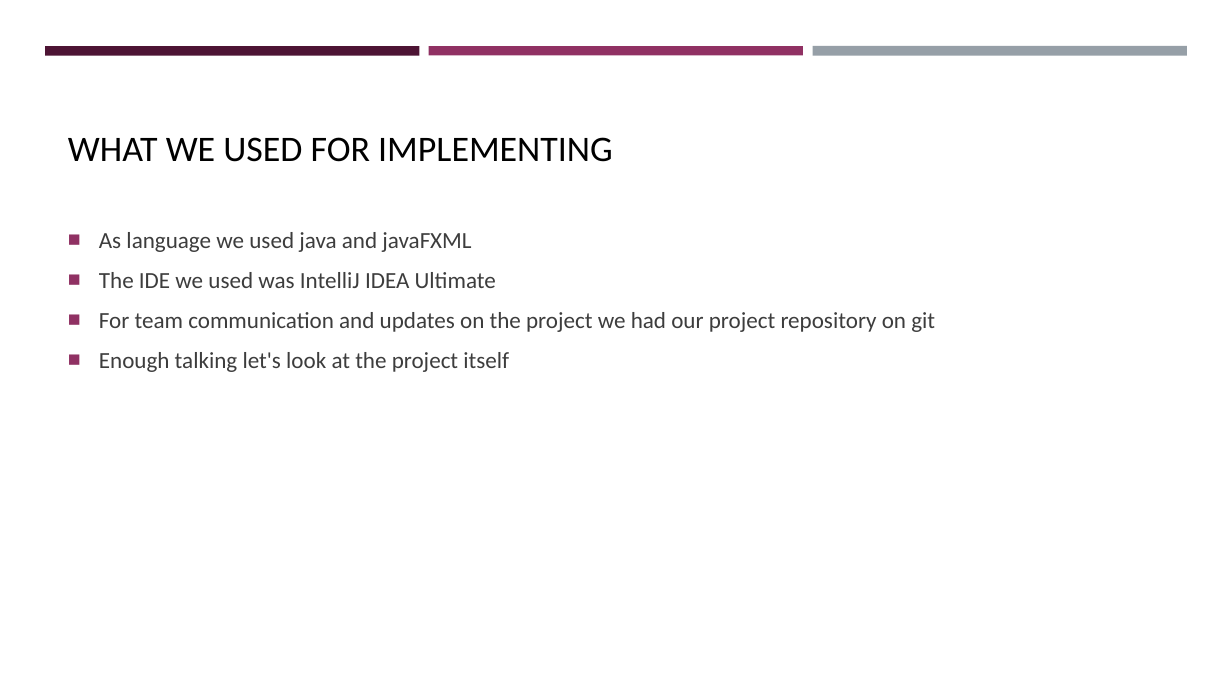
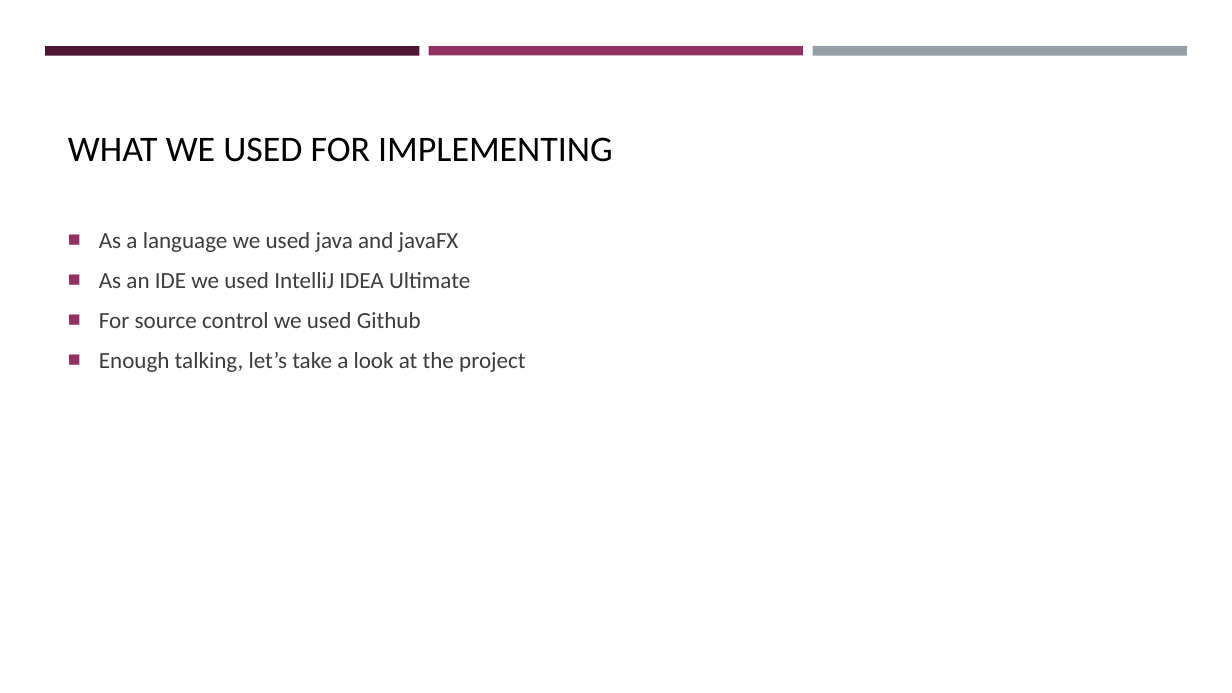
Before and after one commit to Dominik-Ortbauer/if.05.61_01-project-repository, a slide deck: slide 4 of 01_ProjectPlanning/Pandemic_Simulator.pptx. Drawn at 1232x693 pixels with LibreOffice and Linux fonts; fonts in the diff are those of the drawing; background and template pictures are left out. Boxes give left, top, right and bottom in pixels: in the first picture for what was removed or moved away, otherwise in the second. Text is boxed around its words. In the diff, an @@ line names an element or a change of style, - is before the commit and + after.

```diff
--- a/01_ProjectPlanning/Pandemic_Simulator.pptx
+++ b/01_ProjectPlanning/Pandemic_Simulator.pptx
@@ text at (99, 232, 525, 372): text changed @@
-■ As language we used java and javaFXML
-■ The IDE we used was IntelliJ IDEA Ultimate
-■ For team communication and updates on the project we had our project repository on git
-■ Enough talking let's look at the project itself
+■ As a language we used java and javaFX
+■ As an IDE we used IntelliJ IDEA Ultimate
+■ For source control we used Github
+■ Enough talking, let’s take a look at the project
```
Also in this commit, not shown: 2 other slides changed.
